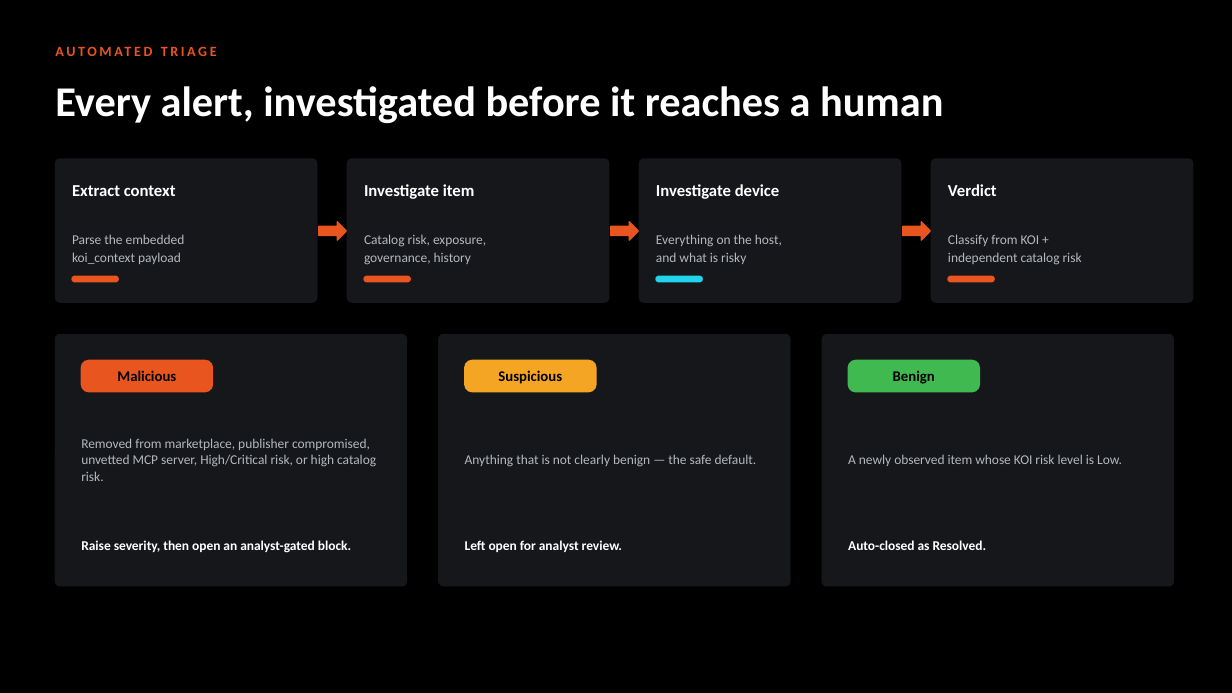
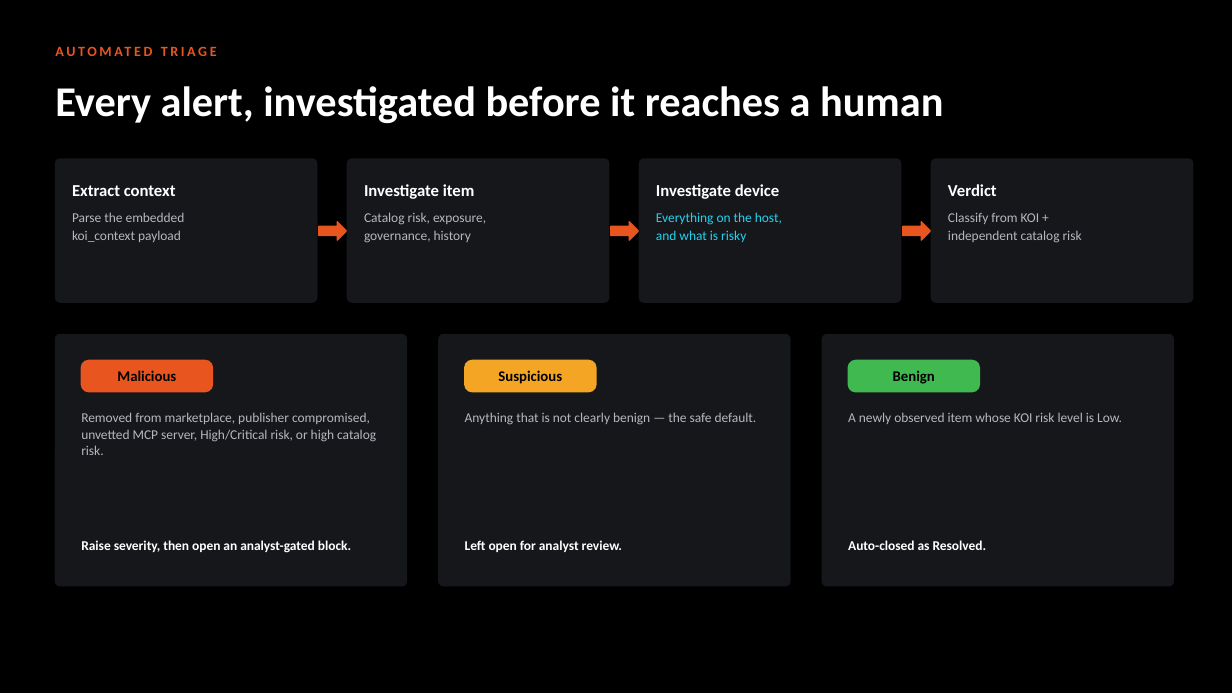
Before and after one commit to ayman-m/koi-xsiam-pack, a slide deck: slide 6 of docs/KOI_Content_Pack_Overview.pptx. Drawn at 1232x693 pixels with LibreOffice and Linux fonts; fonts in the diff are those of the drawing. Boxes give left, top, right and bottom in pixels: in the first picture for what was removed or moved away, otherwise in the second. Text is boxed around its words. In the diff, an @@ line names an element or a change of style, - is before the commit and + after.

```diff
--- a/docs/KOI_Content_Pack_Overview.pptx
+++ b/docs/KOI_Content_Pack_Overview.pptx
@@ text "Everything on the host," at (656,212,782,242): text colour #B4B7BD to #22D3EE; vertical alignment middle to top @@
@@ rounded rectangle removed at (72,276,118,282) @@
@@ rounded rectangle removed at (364,276,410,282) @@
@@ rounded rectangle removed at (656,276,702,282) @@
@@ rounded rectangle removed at (948,276,994,282) @@
@@ vertical alignment middle to top in 6 elements at (72,212,185,242), (364,212,486,243), (948,212,1082,243), (81,412,376,455), (465,412,757,425), (848,412,1122,424) @@
```
Also in this commit, not shown: 6 other slides changed, 1 other file.
